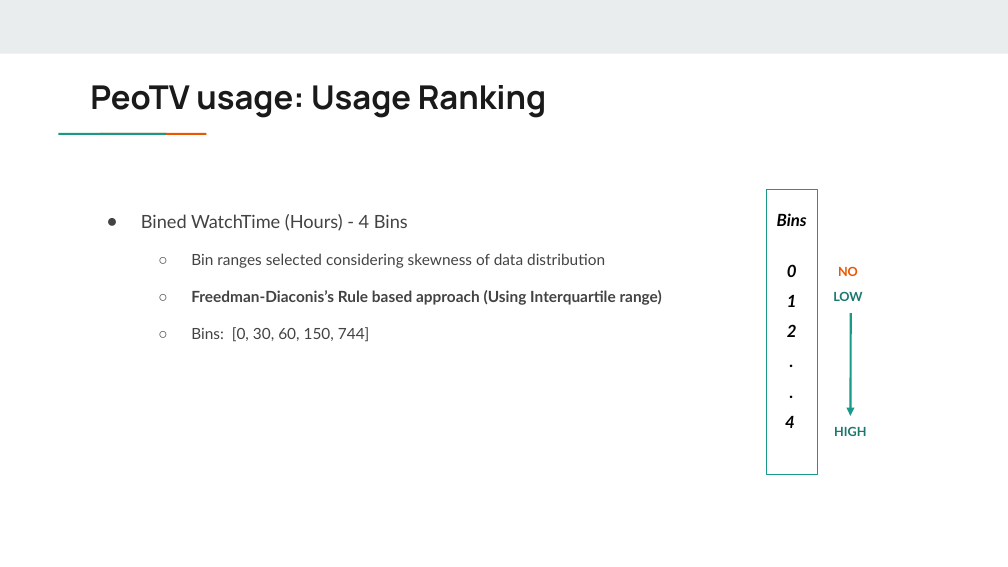
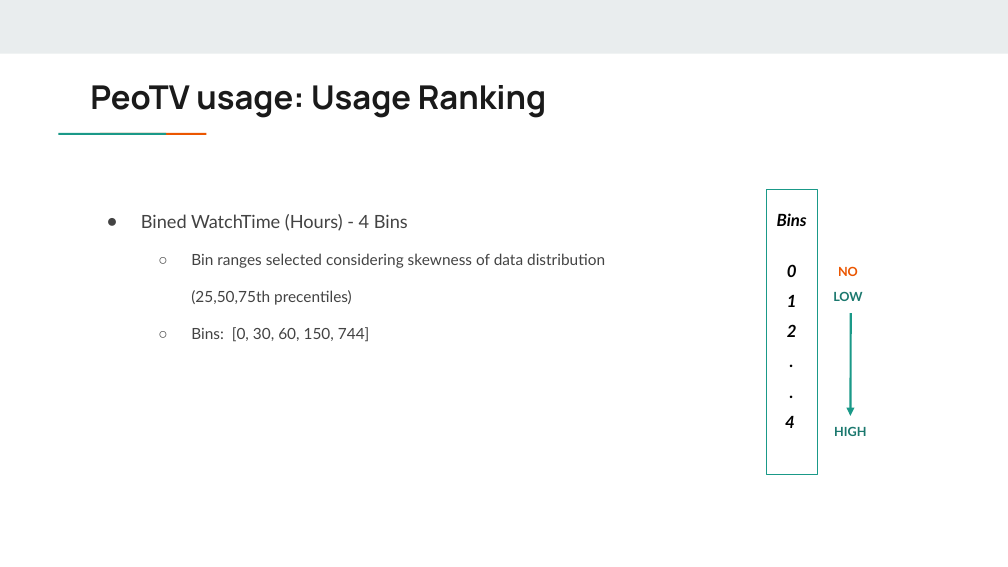
Before and after one commit to cmadusankahw/leve-4-research-hybrid-recommender-for-fixed-line-telco, a slide deck: slide 30 of documents/presentations/SLT project - Data Engineering Flow.pptx. Drawn at 1008x567 pixels with LibreOffice and Linux fonts; fonts in the diff are those of the drawing. Boxes give left, top, right and bottom in pixels: in the first picture for what was removed or moved away, otherwise in the second. Text is boxed around its words. In the diff, an @@ line names an element or a change of style, - is before the commit and + after.

```diff
--- a/documents/presentations/SLT project - Data Engineering Flow.pptx
+++ b/documents/presentations/SLT project - Data Engineering Flow.pptx
@@ text at (191, 253, 605, 305): text changed; bold off @@
-  ○ Bin ranges selected considering skewness of data distribution
-  ○ Freedman-Diaconis’s Rule based approach (Using Interquartile range)
+  ○ Bin ranges selected considering skewness of data distribution
+    (25,50,75th precentiles)
```
Also in this commit, not shown: 4 other slides changed, 1 slide added, 9 other files.
